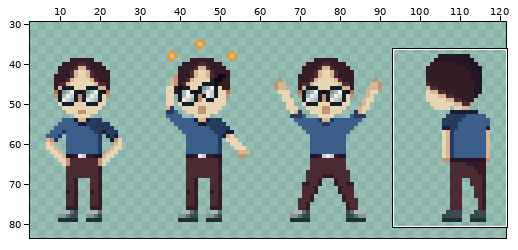
Edited in one commit: pixel-art file (graphics/student/student.aseprite). Above, an overview of the earlier version with the close-up marked.
Close-up. Earlier state:
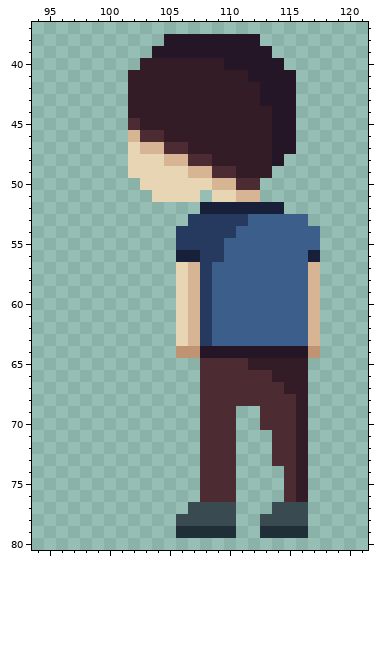
128x96 pixels, 1 frame. Colours within 5 levels of each other are drawn and written as one. Shown: x 94..121, y 37..80. The wide view leaves out empty margins. The commit also changed other parts of the picture, which this record leaves out.
And afterwards:
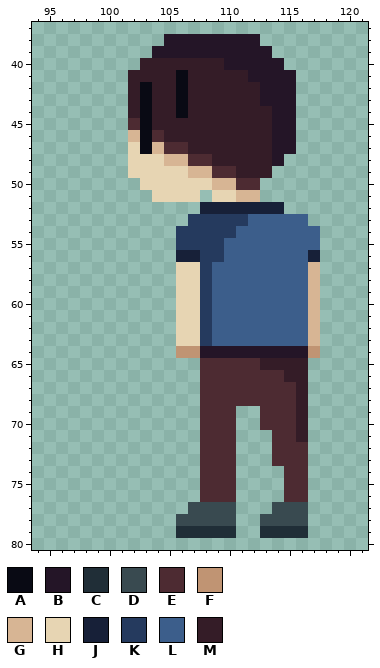
Palette (. is transparent): A #090a14  B #241527  C #202e37  D #394a50  E #4d2b32  F #c09473  G #d7b594  H #e7d5b3  J #172038  K #253a5e  L #3c5e8b  M #341c27
Change:
layer "lose/Extra" added
Changed rows in their new state; - is an unchanged pixel.
Layers "lose/Extra", "lose/Torso", "lose/Legs":
first column x 103:
41 ---A
42 A--A
43 A--A
44 A--A
45 A---
46 A---
47 A---
first column x 107:
57 H--------
58 H--------
59 H--------
60 H--------
61 H--------
62 H--------
63 H--------
65 -----E---
66 -------E-
67 --------E
first column x 116:
72 E
73 E
74 E
75 E
76 E
